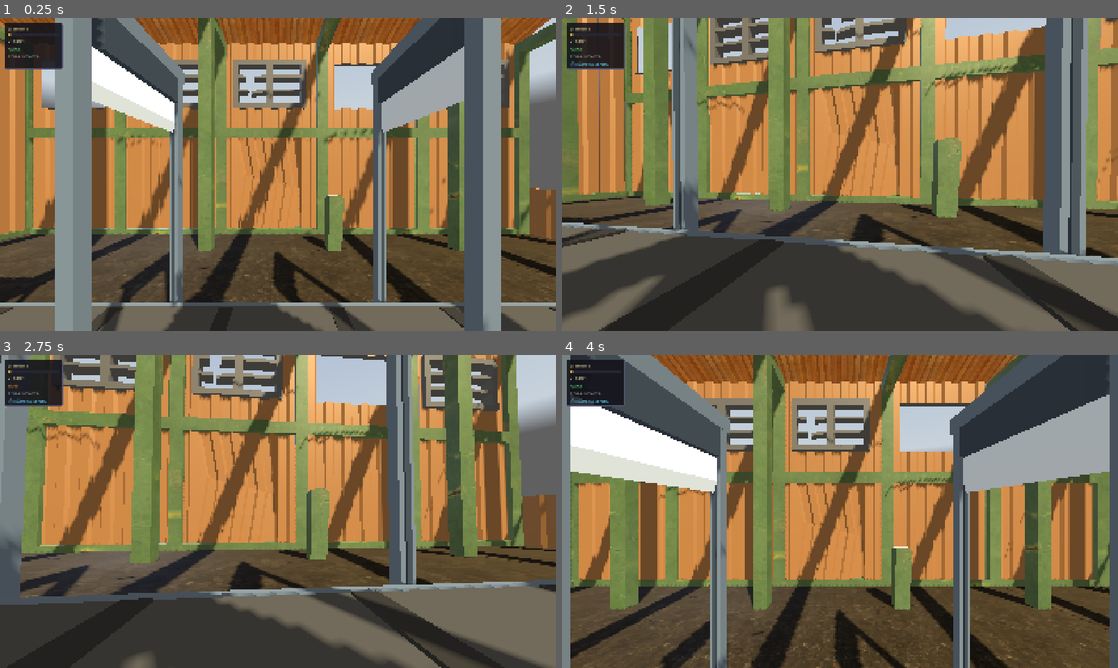
Above: before the commit, frames 1-4 (two rows, left to right).
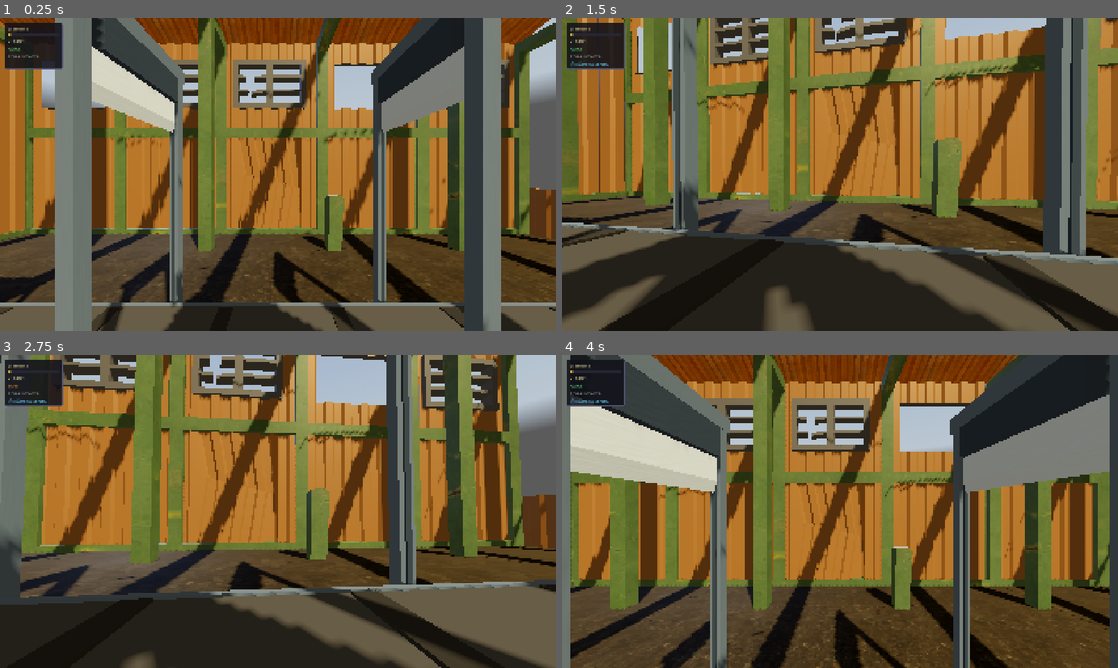
Above: after the commit, the same moments.

Repository: mateusalkimim/relativity-paradox-lab
Game: Godot game, scene res://scenes/main.tscn
The game is run twice, just before and just after one commit, with the same random seed, the same clock (stepped at 60 frames per second) and the same inputs. A sky picture missing from this copy of the repository is replaced by a grey-blue gradient.
Inputs (mouse positions are in pixels of both pictures, inside the frame that each line leads up to):
- Up to frame 1 (0.25 s): no input
- Up to frame 2 (1.5 s): move the mouse to (867, 174) at 0.52 s; hold Space (action_primary) 0.53-1.28 s; hold W (move_forward) from 0.53 s (still down); move the mouse to (812, 174) at 1.27 s; tap P (slow_motion) at 1.35 s
- Up to frame 3 (2.75 s): keep holding W (move_forward); move the mouse to (289, 505) at 2.02 s; hold Q (switch_frame) from 2.03 s (still down)
- Up to frame 4 (4 s): keep holding W (move_forward); tap Enter at 2.75 s; move the mouse to (834, 517) at 2.77 s; release Q (switch_frame) at 2.78 s; tap Space (action_primary) at 2.85 s; tap R (reset_scene) at 3.5 s; move the mouse to (878, 514) at 3.52 s; hold P (slow_motion) from 3.53 s (still down)

The runs differ from the first frame. In frame 1, 54% of the frame differs, in the area x 0-100%, y 0-100%; in frame 2, 48%; in frame 3, 43%; in frame 4, 55%.

Commit message:
feat(estilo): cores mais densas + granulado árido nos materiais
- Ambiente: cor mais quente e menos branca (0.87,0.82,0.72), energy
  0.7 -> 0.5; Environment.adjustments com saturação 1.2 e brilho 0.95
  (feedback: branco demais, cores claras demais)
- grain.gd novo: normal map de ruído procedural compartilhada
  (NoiseTexture2D em runtime, sem asset) + acabamento padrão fosco
  (per-pixel, roughness 1.0, specular 0.05) — aspecto árido, tira o
  "balão de plástico" das superfícies lisas
- Aplicado nos materiais procedurais da esteira (sarrafos inclusive),
  guilhotina e nos materiais da tora (corpo + tampas + metades do corte)
- README: Semana 4 atualizada com o redesign desta rodada

Co-Authored-By: Claude Fable 5 <noreply@anthropic.com>

Diff:
--- a/scripts/esteira.gd
+++ b/scripts/esteira.gd
@@ -221,13 +221,10 @@
 	mi.set_surface_override_material(0, _make_metal_material(color, metallic))
 	add_child(mi)
 
-# Look LA Remake: aço de brinquedo fosco — metallic zerado (specular real
-# estourava reflexos); o param metallic vira só um leve ganho de specular.
+# Aço de brinquedo fosco e granulado (Grain); o param metallic vira só um
+# leve ganho de specular sobre o acabamento padrão.
 func _make_metal_material(color: Color, metallic: float) -> StandardMaterial3D:
-	var mat := StandardMaterial3D.new()
+	var mat := Grain.apply(StandardMaterial3D.new())
 	mat.albedo_color = color
-	mat.shading_mode = BaseMaterial3D.SHADING_MODE_PER_VERTEX
-	mat.roughness = 0.9
-	mat.metallic = 0.0
-	mat.metallic_specular = 0.1 + metallic * 0.1
+	mat.metallic_specular = 0.05 + metallic * 0.05
 	return mat
--- a/scripts/galpao.gd
+++ b/scripts/galpao.gd
@@ -215,9 +215,14 @@
 func _setup_lighting() -> void:
 	var env := Environment.new()
 	env.ambient_light_source = Environment.AMBIENT_SOURCE_COLOR
-	env.ambient_light_color = Color(0.93, 0.91, 0.86)  # branco quente
-	env.ambient_light_energy = 0.7
+	env.ambient_light_color = Color(0.87, 0.82, 0.72)  # quente, menos branco
+	env.ambient_light_energy = 0.5
 	env.tonemap_mode = Environment.TONE_MAPPER_FILMIC
+	# Cores mais densas: estava branco demais e claro demais (feedback);
+	# saturação e brilho são os knobs de calibração no editor
+	env.adjustment_enabled = true
+	env.adjustment_saturation = 1.2
+	env.adjustment_brightness = 0.95
 	var world_env := WorldEnvironment.new()
 	world_env.name = "WorldEnv"
 	world_env.environment = env
--- /dev/null
+++ b/scripts/grain.gd
@@ -0,0 +1,33 @@
+# SPDX-License-Identifier: GPL-3.0-or-later
+# Copyright (C) 2026 Mateus Alkimim
+class_name Grain
+
+# Acabamento fosco e granulado dos materiais procedurais (look LA Remake):
+# normal map de ruído gerada em runtime — sem asset externo — dá o aspecto
+# árido que tira o "balão de plástico" das superfícies lisas.
+
+static var _tex: NoiseTexture2D
+
+static func texture() -> NoiseTexture2D:
+	if _tex == null:
+		var noise := FastNoiseLite.new()
+		noise.frequency = 0.08
+		_tex = NoiseTexture2D.new()
+		_tex.width = 256
+		_tex.height = 256
+		_tex.noise = noise
+		_tex.as_normal_map = true
+		_tex.bump_strength = 2.0
+	return _tex
+
+# Aplica o acabamento padrão: per-pixel (normal map não funciona em
+# per-vertex), sem metallic, specular mínimo, roughness total + granulado.
+static func apply(mat: StandardMaterial3D) -> StandardMaterial3D:
+	mat.shading_mode = BaseMaterial3D.SHADING_MODE_PER_PIXEL
+	mat.roughness = 1.0
+	mat.metallic = 0.0
+	mat.metallic_specular = 0.05
+	mat.normal_enabled = true
+	mat.normal_texture = texture()
+	mat.normal_scale = 0.4
+	return mat
--- a/scripts/guillotine.gd
+++ b/scripts/guillotine.gd
@@ -125,13 +125,10 @@
 	mi.position = pos
 	var mesh := BoxMesh.new()
 	mesh.size = size
-	var mat := StandardMaterial3D.new()
+	# Fosco e granulado (Grain); o param metallic vira leve ganho de specular
+	var mat := Grain.apply(StandardMaterial3D.new())
 	mat.albedo_color = color
-	mat.shading_mode = BaseMaterial3D.SHADING_MODE_PER_VERTEX
-	# Look LA Remake: fosco, metallic zerado (param vira leve ganho de specular)
-	mat.roughness = 0.9
-	mat.metallic = 0.0
-	mat.metallic_specular = 0.1 + metallic * 0.1
+	mat.metallic_specular = 0.05 + metallic * 0.05
 	mi.mesh = mesh
 	mi.set_surface_override_material(0, mat)
 	parent.add_child(mi)
--- a/scripts/tora.gd
+++ b/scripts/tora.gd
@@ -42,6 +42,11 @@
 func _ready() -> void:
 	# Pivot no centro geométrico: scale.x = 1/γ contrai simetricamente nos dois lados
 	print("[Tora] L₀=%.1f u  diâmetro=%.1f u" % [rest_length, diameter])
+	# Granulado de madeira árida nos materiais do .tscn (corpo + tampas
+	# compartilham 2 materiais; aplicar de novo é idempotente). As metades
+	# do corte herdam via cópia do material do Mesh em _spawn_half.
+	for mi: MeshInstance3D in [_mesh, _cap_left, _cap_right]:
+		Grain.apply(mi.get_surface_override_material(0) as StandardMaterial3D)
 
 # 8. Funções públicas
 
Not shown, changed: README.md
